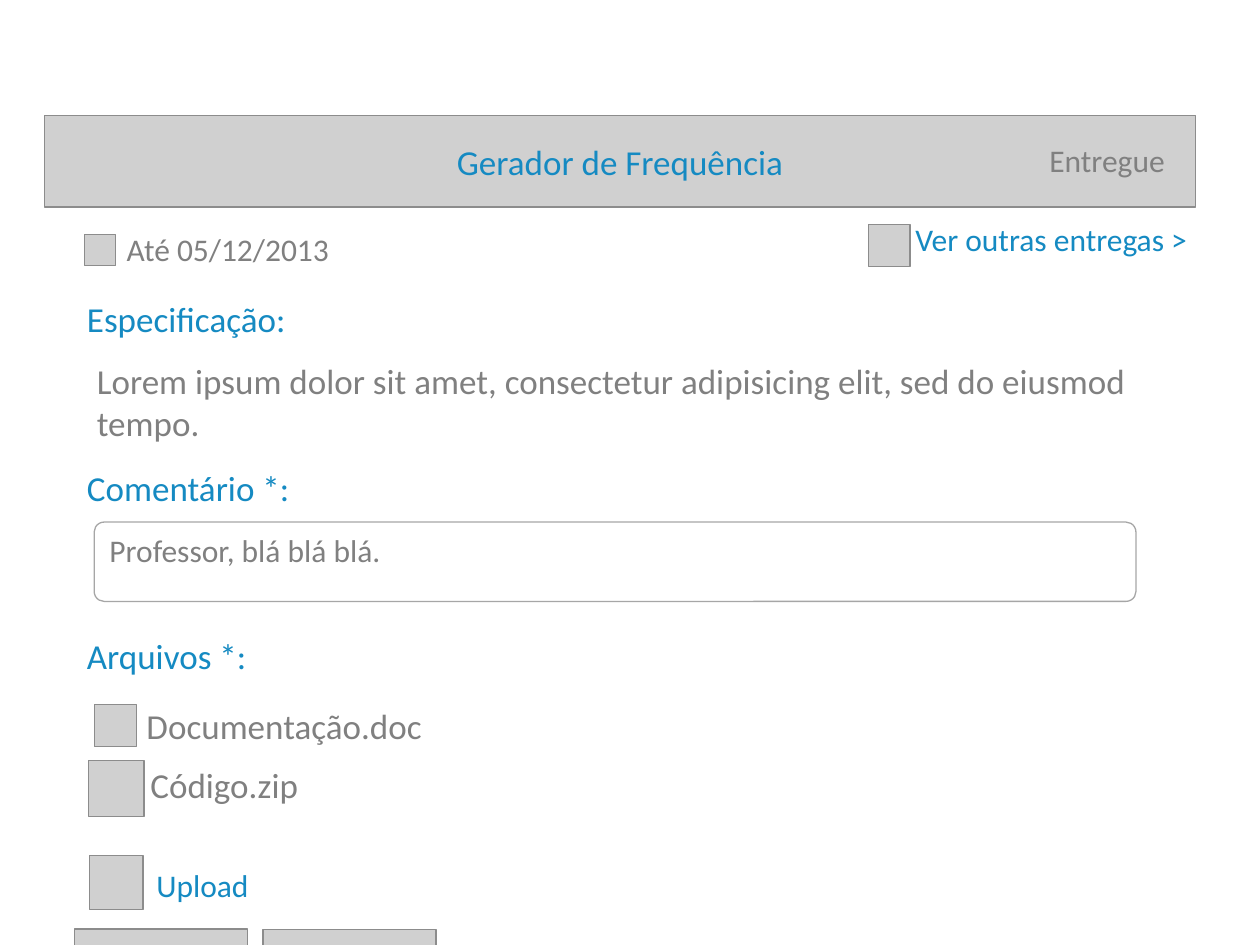
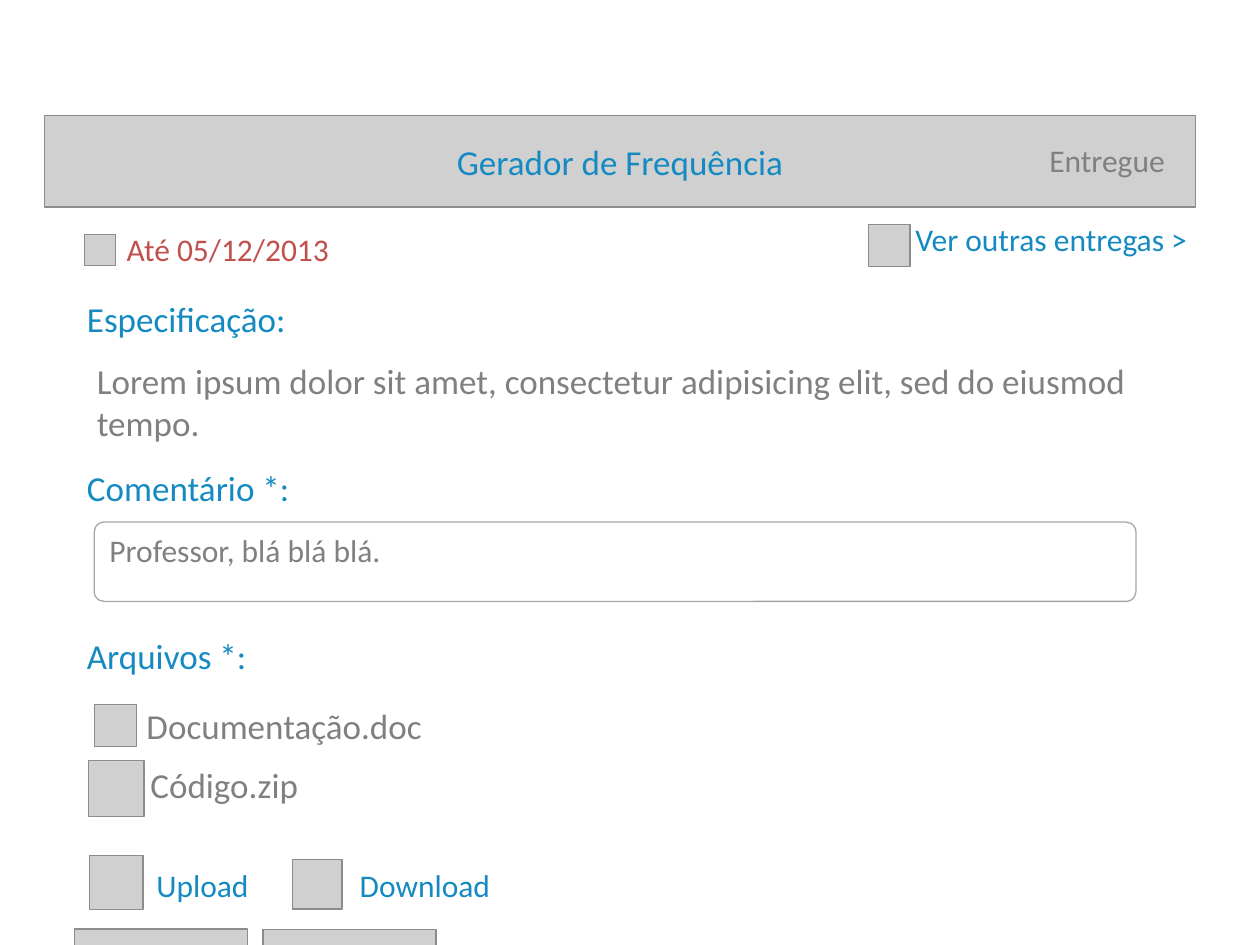
Before and after one commit to djtcin/task-center, a slide deck: slide 6 of prototipo/protótipo.pptx (slide 7 before the commit). Drawn at 1260x945 pixels with LibreOffice and Linux fonts; fonts in the diff are those of the drawing; grey boxes stand for pictures; background and template pictures are left out. Boxes give left, top, right and bottom in pixels: in the first picture for what was removed or moved away, otherwise in the second. Text is boxed around its words. In the diff, an @@ line names an element or a change of style, - is before the commit and + after.

```diff
--- a/prototipo/protótipo.pptx
+++ b/prototipo/protótipo.pptx
@@ text "Até 05/12/2013" at <box>127,239,329,263</box>: text colour #808080 to #C0504D @@
@@ picture added at <box>292,859,341,908</box> @@
@@ text added at <box>360,875,490,898</box>, 18 pt, text #158AC2 @@
+Download
```
Also in this commit, not shown: 9 other slides changed, 9 slides added, 1 slide removed, 54 other files.
